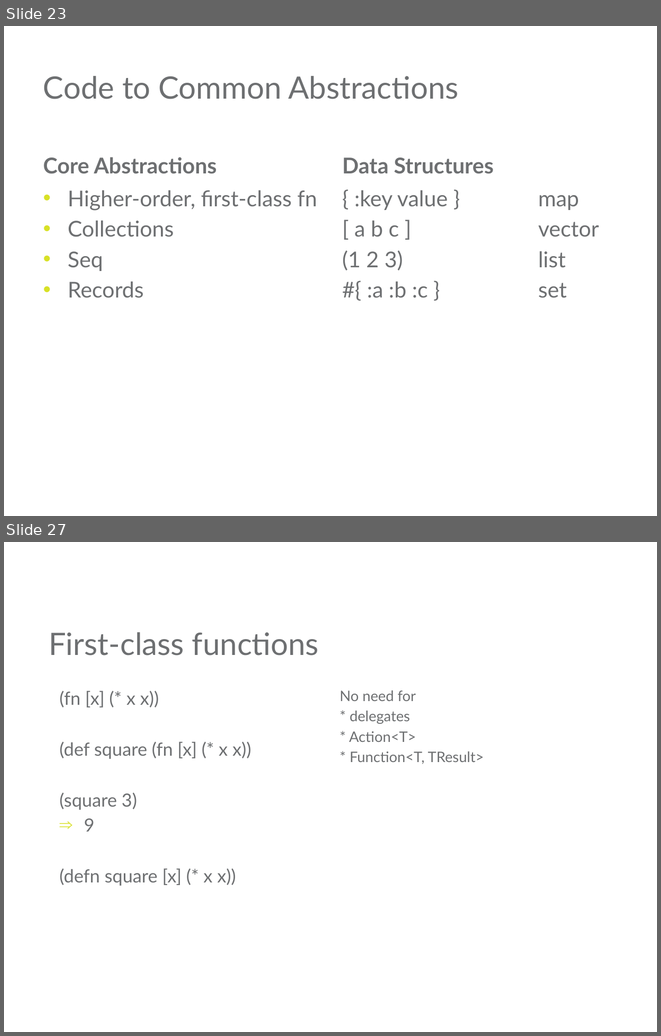
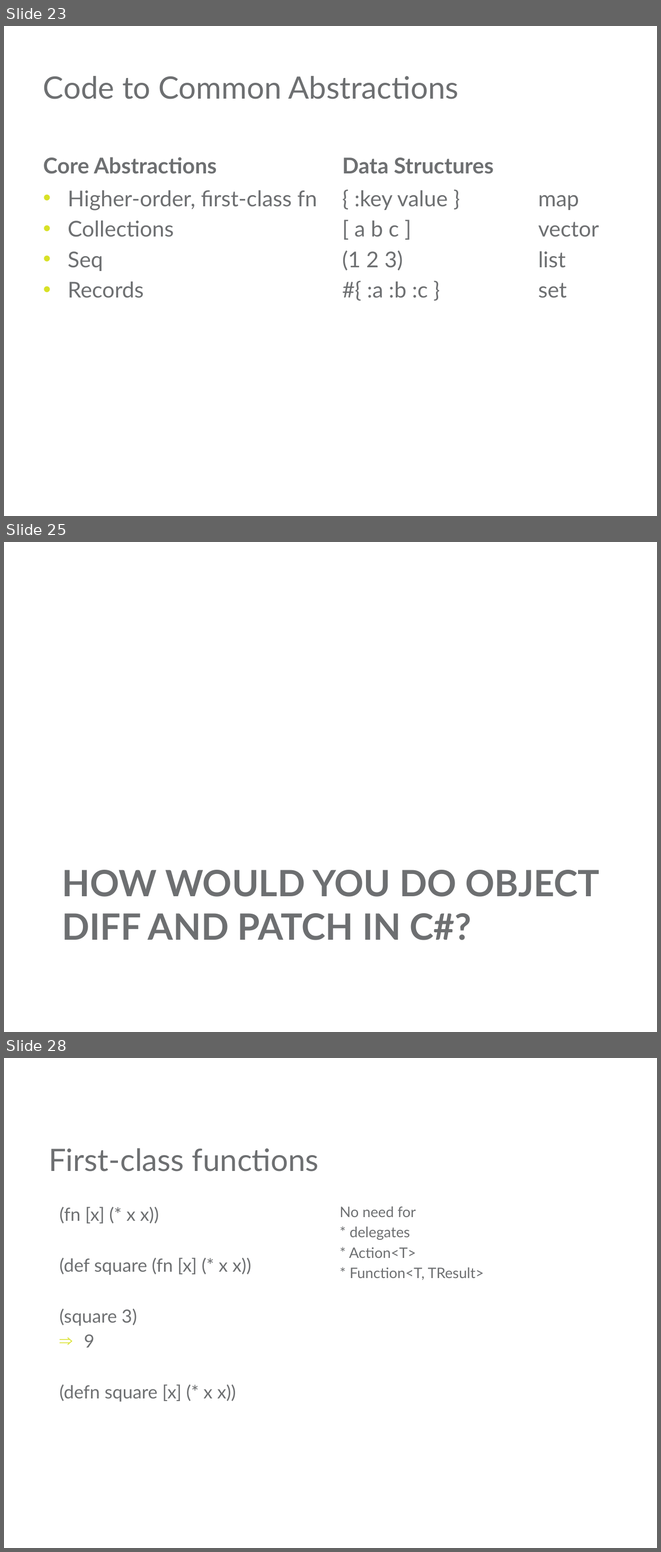
Before and after one commit to mjul/top-10-clojure-ndc-2011, a slide deck: Top Things to Learn From Clojure.pptx. Shown one above the other, each under a label of ours: slides 23 and 27 before the commit, slides 23, 25 and 28 after it; the slides between them are not shown. The pictures are 661x1036 and 661x1552 pixels, drawn with LibreOffice and Linux fonts; fonts in the diff are those of the drawing; background and template pictures are left out. Boxes give left, top, right and bottom in pixels: in the first picture for what was removed or moved away, otherwise in the second. Text is boxed around its words. In the diff, an @@ line names an element or a change of style, - is before the commit and + after.

Commit message:
Added diff / patch example.

```diff
--- a/Top Things to Learn From Clojure.pptx
+++ b/Top Things to Learn From Clojure.pptx
@@ slide 25 added at [4,542,657,1032], background #FFFFFF @@
@@ title added at [62,870,600,940], 40 pt, text #6D6F71, bold @@
+HOW WOULD YOU DO OBJECT DIFF AND PATCH IN C#?
@@ what was slide 27 is now slide 28 @@
```
Also in this commit, not shown: 3 slides changed, 4 other files.
